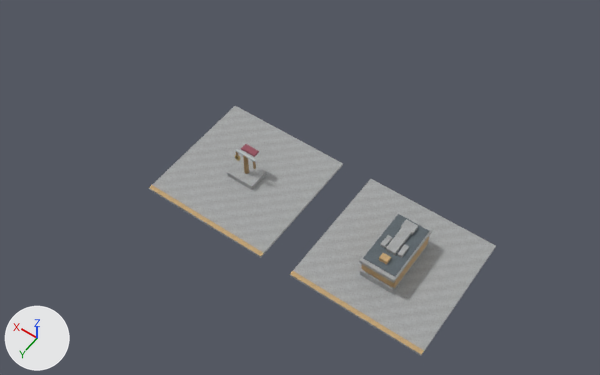
Renders of the glTF model development/levels/primitive-props-v1/site-kits/level_blockout_kit_wld_10_p04.glb from each side of a commit.
Before and after are seen from a 50 mm lens placed at (-14.1, 19.5, 26.4), pointed at (-1.7, 2.2, -0.9). The axes (+X, +Y, +Z) are drawn at lower left. The lights are the same throughout. The older version comes first. Vertices at exactly the same position are counted once.

In view in the first picture: 'level_blockout_kit_wld_10_p04'.
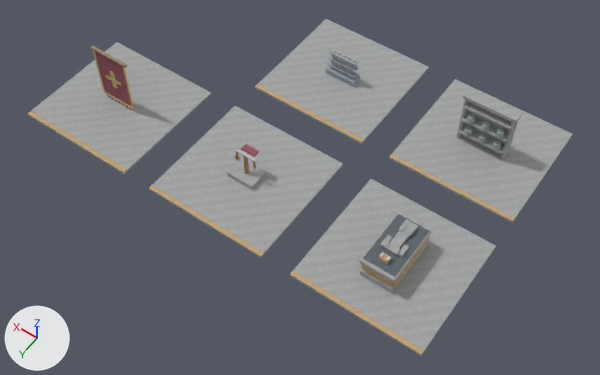
Location of each change, [x1, y1, x2, y2] in pixels of the pictures (600 x 375 px):
'level_blockout_kit_wld_10_p04', reshaped (57% wider, 35% taller)
    before: [149, 106, 496, 356]
    after: [27, 19, 573, 356]
part 1 of me_monastery_of_ashen_bells_map_kit_contact_room, added
    after: [28, 42, 211, 174]
part 2 of me_monastery_of_ashen_bells_map_kit_contact_room, added
    after: [389, 79, 573, 223]
part 3 of me_monastery_of_ashen_bells_map_kit_contact_room, added
    after: [464, 111, 518, 154]
part 4 of me_monastery_of_ashen_bells_map_kit_contact_room, added
    after: [459, 126, 505, 154]
part 5 of me_monastery_of_ashen_bells_map_kit_contact_room, added
    after: [461, 114, 508, 143]
part 6 of me_monastery_of_ashen_bells_map_kit_contact_room, added
    after: [464, 102, 511, 130]
part 7 of me_monastery_of_ashen_bells_map_kit_contact_room, added
    after: [501, 122, 516, 160]
part 8 of me_monastery_of_ashen_bells_map_kit_contact_room, added
    after: [457, 100, 469, 138]
part 9 of me_monastery_of_ashen_bells_map_kit_contact_room, added
    after: [463, 88, 522, 124]
part 10 of me_monastery_of_ashen_bells_map_kit_contact_room, added
    after: [255, 19, 429, 144]
part 11 of me_monastery_of_ashen_bells_map_kit_contact_room, added
    after: [27, 111, 127, 172]
part 12 of me_monastery_of_ashen_bells_map_kit_contact_room, added
    after: [389, 154, 515, 221]
part 13 of me_monastery_of_ashen_bells_map_kit_contact_room, added
    after: [255, 84, 364, 142]
part 14 of me_monastery_of_ashen_bells_map_kit_contact_room, added (brown)
    after: [95, 51, 132, 107]
part 15 of me_monastery_of_ashen_bells_map_kit_contact_room, added
    after: [123, 67, 134, 109]
part 16 of me_monastery_of_ashen_bells_map_kit_contact_room, added
    after: [93, 50, 105, 92]
part 17 of me_monastery_of_ashen_bells_map_kit_contact_room, added
    after: [104, 92, 133, 109]
part 18 of me_monastery_of_ashen_bells_map_kit_contact_room, added
    after: [326, 48, 360, 87]
part 19 of me_monastery_of_ashen_bells_map_kit_contact_room, added
    after: [464, 113, 505, 150]
part 20 of me_monastery_of_ashen_bells_map_kit_contact_room, added
    after: [90, 46, 127, 89]

The change, as a list of edits to the scene's bpy script:
```text
Add mat_blockout_ivory:
    mat_blockout_ivory = bpy.data.materials.new('blockout_ivory')
    # colours: light grey #dfdacb
    # uses the picture img_image_3
Add mat_blockout_wood:
    mat_blockout_wood = bpy.data.materials.new('blockout_wood')
    # colours: beige #a89379
    # uses the picture img_image_8
Add mat_blockout_metal:
    mat_blockout_metal = bpy.data.materials.new('blockout_metal')
    # colours: grey #a8b1bc
    # uses the picture img_image_10
Add mat_blockout_wax:
    mat_blockout_wax = bpy.data.materials.new('blockout_wax')
    # colours: beige #e2daba
    # uses the picture img_image_11
Add mat_blockout_ceramic:
    mat_blockout_ceramic = bpy.data.materials.new('blockout_ceramic')
    # colours: light grey #b3c2bf
    # uses the picture img_image_9
Change me_monastery_of_ashen_bells_map_kit_contact_room:
    remove me_monastery_of_ashen_bells_map_kit_contact_room.from_pydata(...)  # 224 vertices, 352 faces; spans x -9.82..2.83, y 0.7..6.3, z -0.11..1.33
    add me_monastery_of_ashen_bells_map_kit_contact_room.from_pydata(...)  # 922 vertices, 1504 faces; spans x -9.82..9.82, y -6.3..6.3, z -0.11..2.77
    me_monastery_of_ashen_bells_map_kit_contact_room part 1: a new loose piece, a box spanning x 4.175..9.825, y 0.7..6.3, z -0.11..-0.01, in mat_blockout_stone
    me_monastery_of_ashen_bells_map_kit_contact_room part 2: a new loose piece, a box spanning x -9.825..-4.175, y -6.3..-0.7, z -0.11..-0.01, in mat_blockout_stone
    me_monastery_of_ashen_bells_map_kit_contact_room part 3: a new loose piece, a box spanning x -8.09..-5.91, y -3.79..-3.59, z 0.0..2.42, in mat_blockout_stone
    me_monastery_of_ashen_bells_map_kit_contact_room part 4: a new loose piece, a box spanning x -8.01..-5.99, y -3.66..-3.18, z 0.4..0.5, in mat_blockout_stone
    me_monastery_of_ashen_bells_map_kit_contact_room part 5: a new loose piece, a box spanning x -8.01..-5.99, y -3.66..-3.18, z 1.14..1.24, in mat_blockout_stone
    me_monastery_of_ashen_bells_map_kit_contact_room part 6: a new loose piece, a box spanning x -8.01..-5.99, y -3.66..-3.18, z 1.88..1.98, in mat_blockout_stone
    me_monastery_of_ashen_bells_map_kit_contact_room part 7: a new loose piece, a box spanning x -8.08..-7.98, y -3.67..-3.27, z 0.01..2.43, in mat_blockout_stone
    me_monastery_of_ashen_bells_map_kit_contact_room part 8: a new loose piece, a box spanning x -6.02..-5.92, y -3.67..-3.27, z 0.01..2.43, in mat_blockout_stone
    me_monastery_of_ashen_bells_map_kit_contact_room part 9: a new loose piece, a box spanning x -8.16..-5.84, y -3.76..-3.22, z 2.31..2.47, in mat_blockout_stone
    me_monastery_of_ashen_bells_map_kit_contact_room part 10: a new loose piece, a box spanning x -2.825..2.825, y -6.3..-0.7, z -0.11..-0.01, in mat_blockout_stone
    me_monastery_of_ashen_bells_map_kit_contact_room part 11: a new loose piece, a box spanning x 4.175..9.825, y 6.11..6.29, z -0.013..0.002, in mat_blockout_accent
    me_monastery_of_ashen_bells_map_kit_contact_room part 12: a new loose piece, a box spanning x -9.825..-4.175, y -0.89..-0.71, z -0.013..0.002, in mat_blockout_accent
    me_monastery_of_ashen_bells_map_kit_contact_room part 13: a new loose piece, a box spanning x -2.825..2.825, y -0.89..-0.71, z -0.013..0.002, in mat_blockout_accent
    me_monastery_of_ashen_bells_map_kit_contact_room part 14: a new loose piece, a box spanning x 6.19..7.81, y 3.473..3.527, z 0.19..2.65, in mat_blockout_redcloth
    me_monastery_of_ashen_bells_map_kit_contact_room part 15: a new loose piece, a box spanning x 6.12..6.2, y 3.52..3.56, z 0.22..2.62, in mat_blockout_gilt
    me_monastery_of_ashen_bells_map_kit_contact_room part 16: a new loose piece, a box spanning x 7.8..7.88, y 3.52..3.56, z 0.22..2.62, in mat_blockout_gilt
    me_monastery_of_ashen_bells_map_kit_contact_room part 17: a new loose piece, a box spanning x 6.16..7.84, y 3.517..3.562, z 0.153..0.237, in mat_blockout_gilt
    me_monastery_of_ashen_bells_map_kit_contact_room part 18: 326 vertices added at x -0.74..0.74, y -3.76..-3.24, z 0.0..1.3
    me_monastery_of_ashen_bells_map_kit_contact_room part 19: 108 vertices added at x -7.82..-6.18, y -3.46..-3.14, z 0.5..1.53
    me_monastery_of_ashen_bells_map_kit_contact_room part 20: 24 vertices added at x 6.03..7.97, y 3.43..3.58, z 0.97..2.77
    other edits to the shape of me_monastery_of_ashen_bells_map_kit_contact_room do not show in these pictures
    add me_monastery_of_ashen_bells_map_kit_contact_room.materials.append(mat_blockout_ivory)
    add me_monastery_of_ashen_bells_map_kit_contact_room.materials.append(mat_blockout_wood)
    add me_monastery_of_ashen_bells_map_kit_contact_room.materials.append(mat_blockout_ceramic)
    add me_monastery_of_ashen_bells_map_kit_contact_room.materials.append(mat_blockout_metal)
    add me_monastery_of_ashen_bells_map_kit_contact_room.materials.append(mat_blockout_wax)
```
